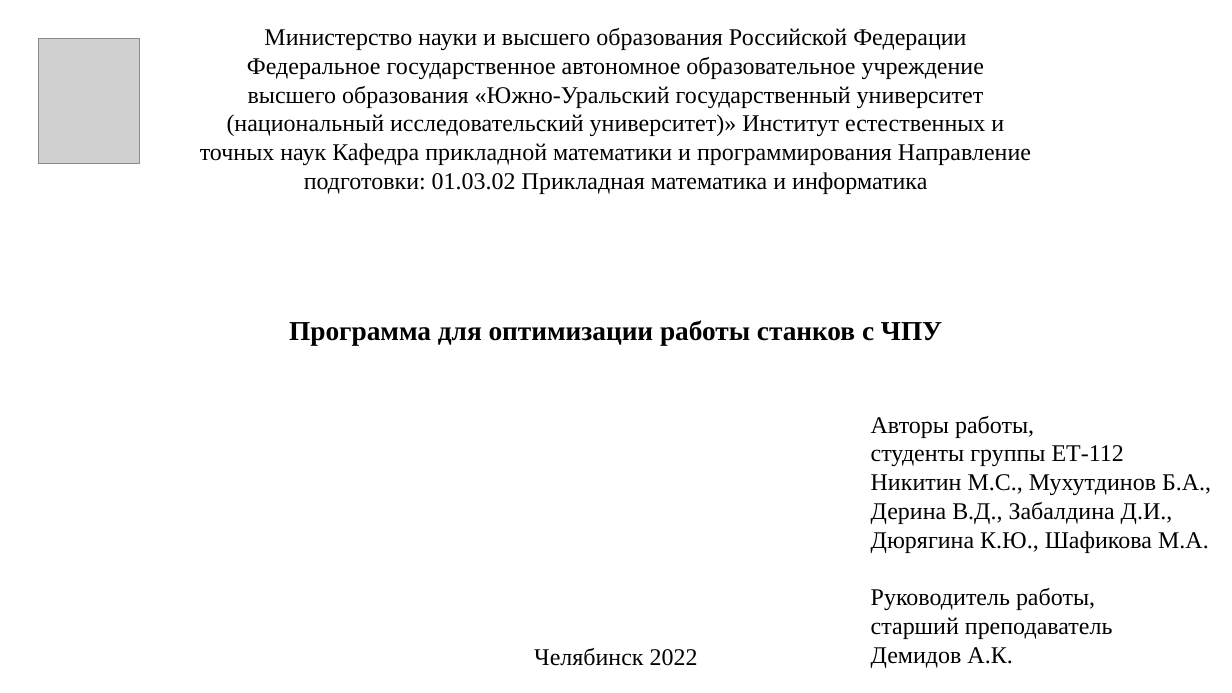
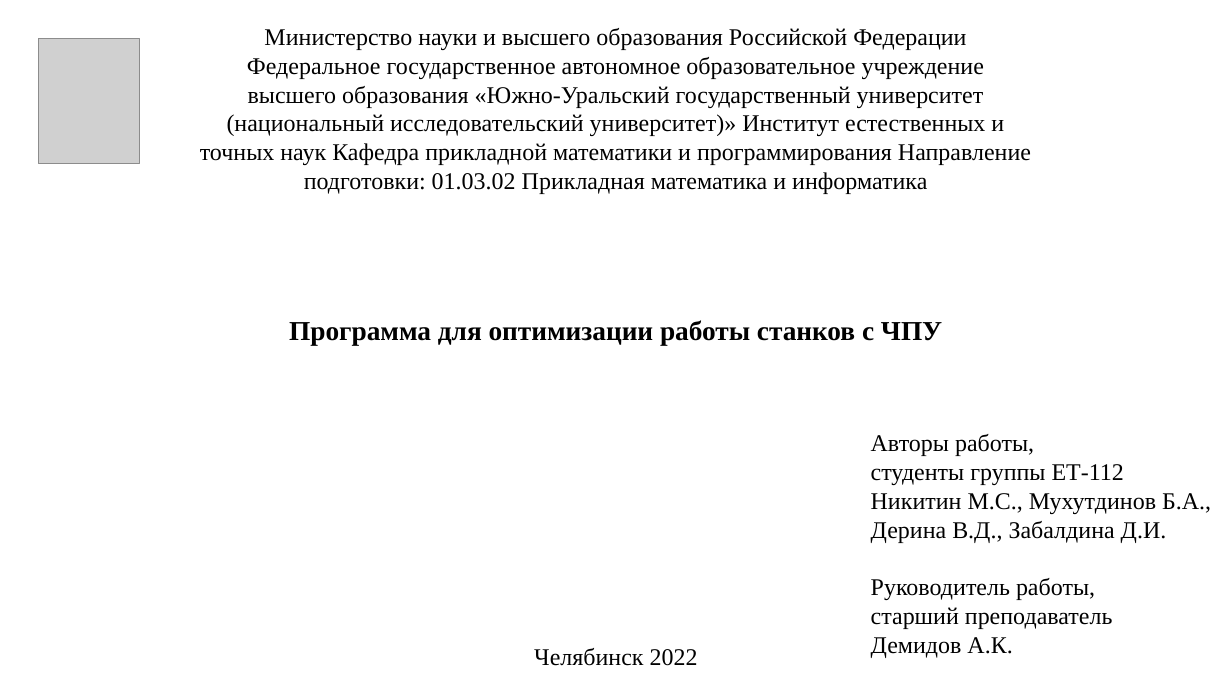
Before and after one commit to MichailNikitin/optimization_CNC, a slide deck: slide 1 of doc/Презентация_Летней Практики.pptx. Drawn at 1232x693 pixels with LibreOffice and Linux fonts; fonts in the diff are those of the drawing; grey boxes stand for pictures. Boxes give left, top, right and bottom in pixels: in the first picture for what was removed or moved away, otherwise in the second. Text is boxed around its words. In the diff, an @@ line names an element or a change of style, - is before the commit and + after.

```diff
--- a/doc/Презентация_Летней Практики.pptx
+++ b/doc/Презентация_Летней Практики.pptx
@@ text "Авторы работы,": place and size @@
-text "Авторы работы," at box(871, 416, 1211, 668)
+text "Авторы работы," at box(871, 434, 1211, 658)
@@ text at box(871, 493, 1211, 543): text changed @@
-Никитин М.С., Мухутдинов Б.А., Дерина В.Д., Забалдина Д.И., Дюрягина К.Ю., Шафикова М.А.
+Никитин М.С., Мухутдинов Б.А., Дерина В.Д., Забалдина Д.И.
```
Also in this commit, not shown: 1 other slide changed.
